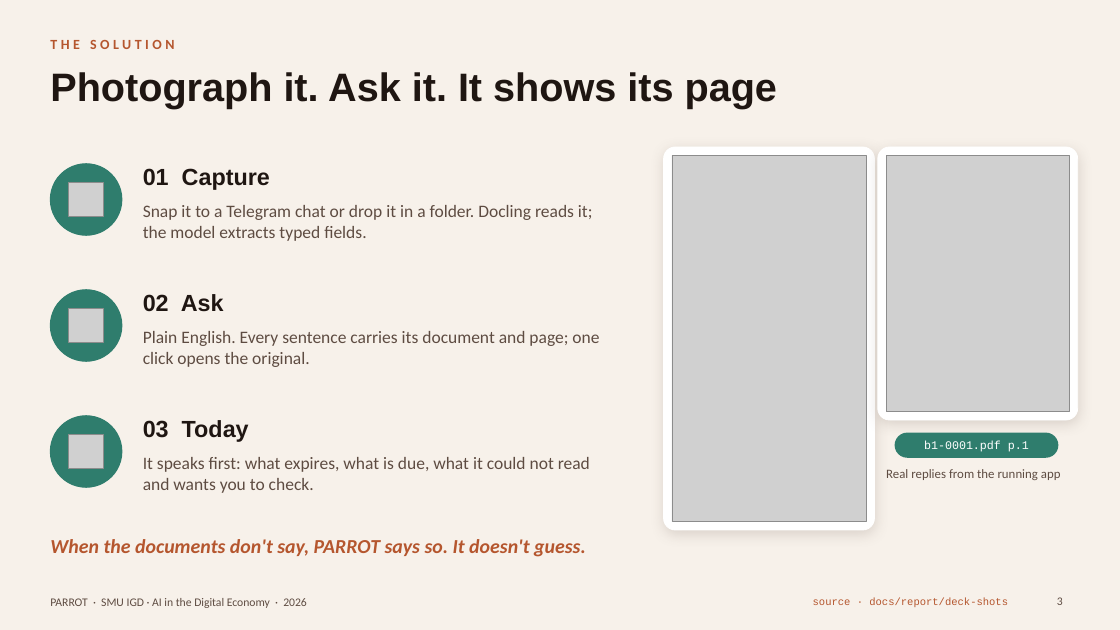
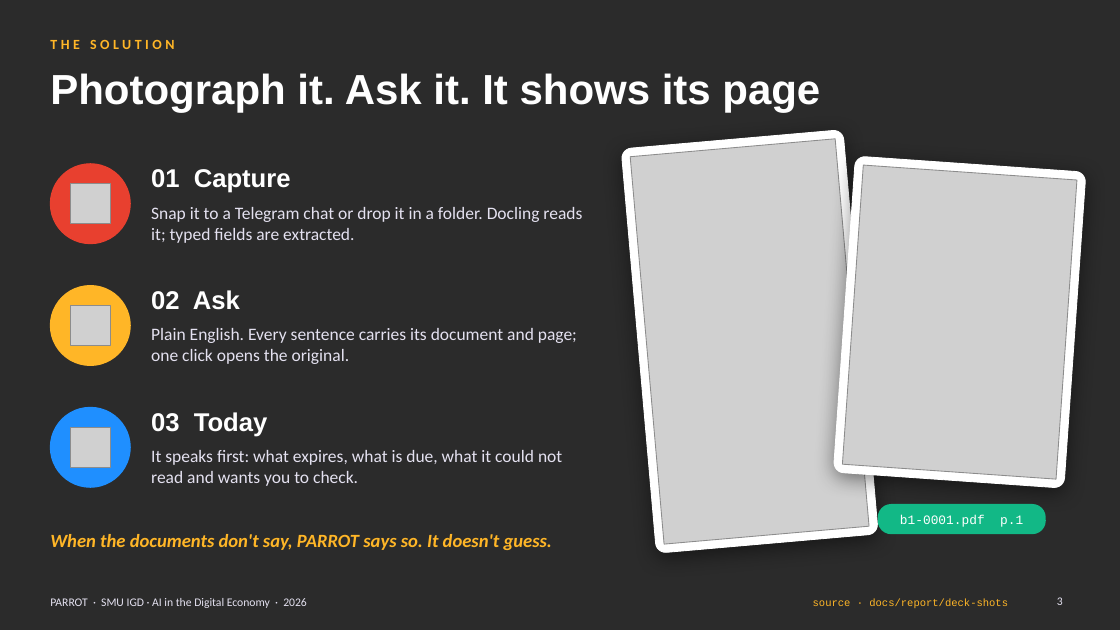
Before and after one commit to feynman82/igd-capstone-2026, a slide deck: slide 3 of docs/report/Project Parrot Showcase.pptx. Drawn at 1120x630 pixels with LibreOffice and Linux fonts; fonts in the diff are those of the drawing; grey boxes stand for pictures; background and template pictures are left out; a plain dark background stands for a picture behind light text. Boxes give left, top, right and bottom in pixels: in the first picture for what was removed or moved away, otherwise in the second. Text is boxed around its words. In the diff, an @@ line names an element or a change of style, - is before the commit and + after.

```diff
--- a/docs/report/Project Parrot Showcase.pptx
+++ b/docs/report/Project Parrot Showcase.pptx
@@ background #F7F1EA to picture (left out) @@
@@ text "THE SOLUTION" at [50,40,175,49]: text colour #B5562E to #FFB627 @@
@@ title "Photograph it. Ask it. It ..." at [50,73,820,112]: size 34 to 36 pt, text colour #1F1612 to #FFFFFF @@
@@ rounded rectangle at [621,130,878,553]: shadow changed; proportions changed; rotation 0 to 355 degrees @@
@@ picture at [630,139,869,544]: rotation 0 to 355 degrees @@
@@ ellipse: place and size @@
-ellipse at [50,164,122,235]
+ellipse at [50,164,130,244]
@@ ellipse at [50,164,130,244]: fill #2F7D6D to #E8402F; outline #2F7D6D 1 pt to #E8402F 1 pt @@
@@ text "01 Capture": place and size @@
-text "01 Capture" at [143,168,270,190]
+text "01 Capture" at [151,169,291,193]
@@ rounded rectangle at [834,156,1086,488]: shadow changed; proportions changed; rotation 0 to 4 degrees @@
@@ picture at [843,165,1077,479]: rotation 0 to 4 degrees @@
@@ picture: place and size @@
-picture at [69,182,103,217]
+picture at [71,184,110,223]
@@ text at [151,207,582,243]: text changed; text colour #5E4C42 to #E4E1F0 @@
-Snap it to a Telegram chat or drop it in a folder. Docling reads it; the model extracts typed fields.
+Snap it to a Telegram chat or drop it in a folder. Docling reads it; typed fields are extracted.
@@ ellipse: place and size @@
-ellipse at [50,290,122,361]
+ellipse at [50,286,130,365]
@@ ellipse at [50,286,130,365]: fill #2F7D6D to #FFB627; outline #2F7D6D 1 pt to #FFB627 1 pt @@
@@ text "02 Ask": place and size @@
-text "02 Ask" at [143,294,224,312]
+text "02 Ask" at [151,290,240,310]
@@ picture: place and size @@
-picture at [69,308,103,343]
+picture at [71,306,110,345]
@@ text "Plain English. Every sentence carries ...": place and size @@
-text "Plain English. Every sentence carries ..." at [143,331,599,367]
+text "Plain English. Every sentence carries ..." at [151,328,577,364]
@@ ellipse: place and size @@
-ellipse at [50,416,122,487]
+ellipse at [50,408,130,487]
@@ ellipse at [50,408,130,487]: fill #2F7D6D to #1F8FFF; outline #2F7D6D 1 pt to #1F8FFF 1 pt @@
@@ size 20 to 22 pt, text colour #1F1612 to #FFFFFF in 3 elements at [151,169,291,193], [151,290,240,310], [151,412,268,437] @@
@@ text "03 Today": place and size @@
-text "03 Today" at [143,420,249,442]
+text "03 Today" at [151,412,268,437]
@@ picture: place and size @@
-picture at [69,434,103,469]
+picture at [71,428,110,467]
@@ text "It speaks first: what expires, ...": place and size @@
-text "It speaks first: what expires, ..." at [143,457,590,493]
+text "It speaks first: what expires, ..." at [151,450,562,486]
@@ text removed at [886,469,1061,480] @@
-Real replies from the running app
@@ rounded rectangle "b1-0001.pdf p.1": place and size @@
-rounded rectangle "b1-0001.pdf p.1" at [895,433,1059,458]
+rounded rectangle "b1-0001.pdf p.1" at [878,504,1046,534]
@@ rounded rectangle "b1-0001.pdf p.1" at [878,504,1046,534]: size 10 to 11 pt; fill #2F7D6D to #12B886; proportions changed @@
@@ text "When the documents don't say, ..." at [50,534,552,550]: size 17 to 16 pt, text colour #B5562E to #FFB627; vertical alignment middle to top @@
@@ text colour #5E4C42 to #E4E1F0 in 4 elements at [1057,597,1063,605], [151,328,577,364], [151,450,562,486], [50,598,307,608] @@
@@ text "source · docs/report/deck-shots" at [813,599,1008,608]: text colour #B5562E to #FFB627 @@
```
Also in this commit, not shown: 13 other slides changed, 1 slide added, 1 slide removed, 1 other file.
